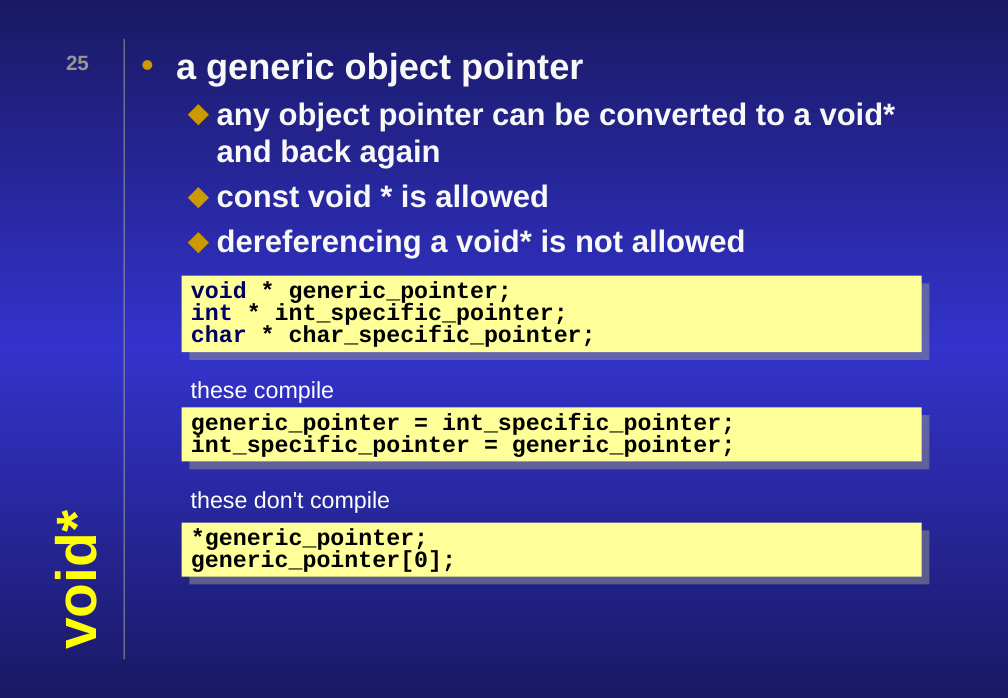
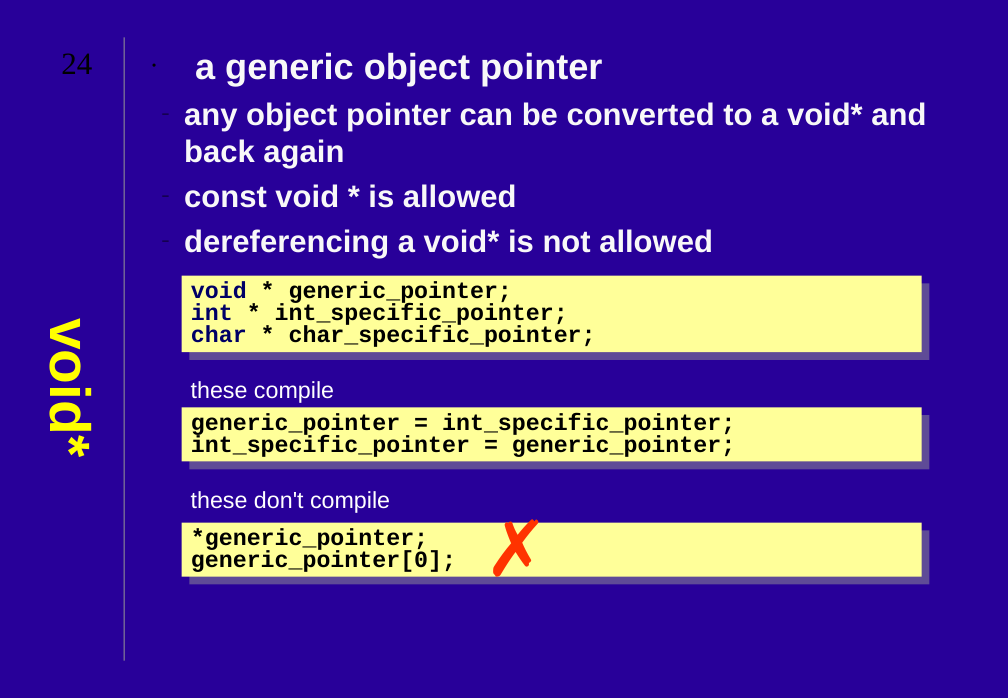
Before and after one commit to JonJagger/two-day-courses, a slide deck: slide 24 of cf/04 Pointers and Arrays.ppt (slide 25 before the commit). Drawn at 1008x698 pixels with LibreOffice and Linux fonts; fonts in the diff are those of the drawing. Boxes give left, top, right and bottom in pixels: in the first picture for what was removed or moved away, otherwise in the second. Text is boxed around its words. In the diff, an @@ line names an element or a change of style, - is before the commit and + after.

```diff
--- a/cf/04 Pointers and Arrays.ppt
+++ b/cf/04 Pointers and Arrays.ppt
@@ background gradient #191965 to #3333CC to #280099 @@
@@ page number at [61, 53, 92, 74]: text changed; size 16 to 24 pt; font Arial to Times New Roman; text colour #969696 to #000000; bold off @@
-25
+24
@@ text "a generic object pointer" at [184, 52, 926, 259]: indent changed; bullet colour #CC9900 to #000000; bullet ⬥ to – @@
@@ title "void*" at [39, 331, 102, 453]: rotation 270 to 0 degrees @@
@@ text "these compile" at [191, 381, 334, 403]: indent changed @@
@@ text "these don't compile" at [191, 491, 390, 513]: indent changed @@
@@ text added at [475, 494, 549, 596], 60 pt, text #FF3300 @@
+✗
```
Also in this commit, not shown: 27 other slides changed, 1 slide removed, 17 other files.
